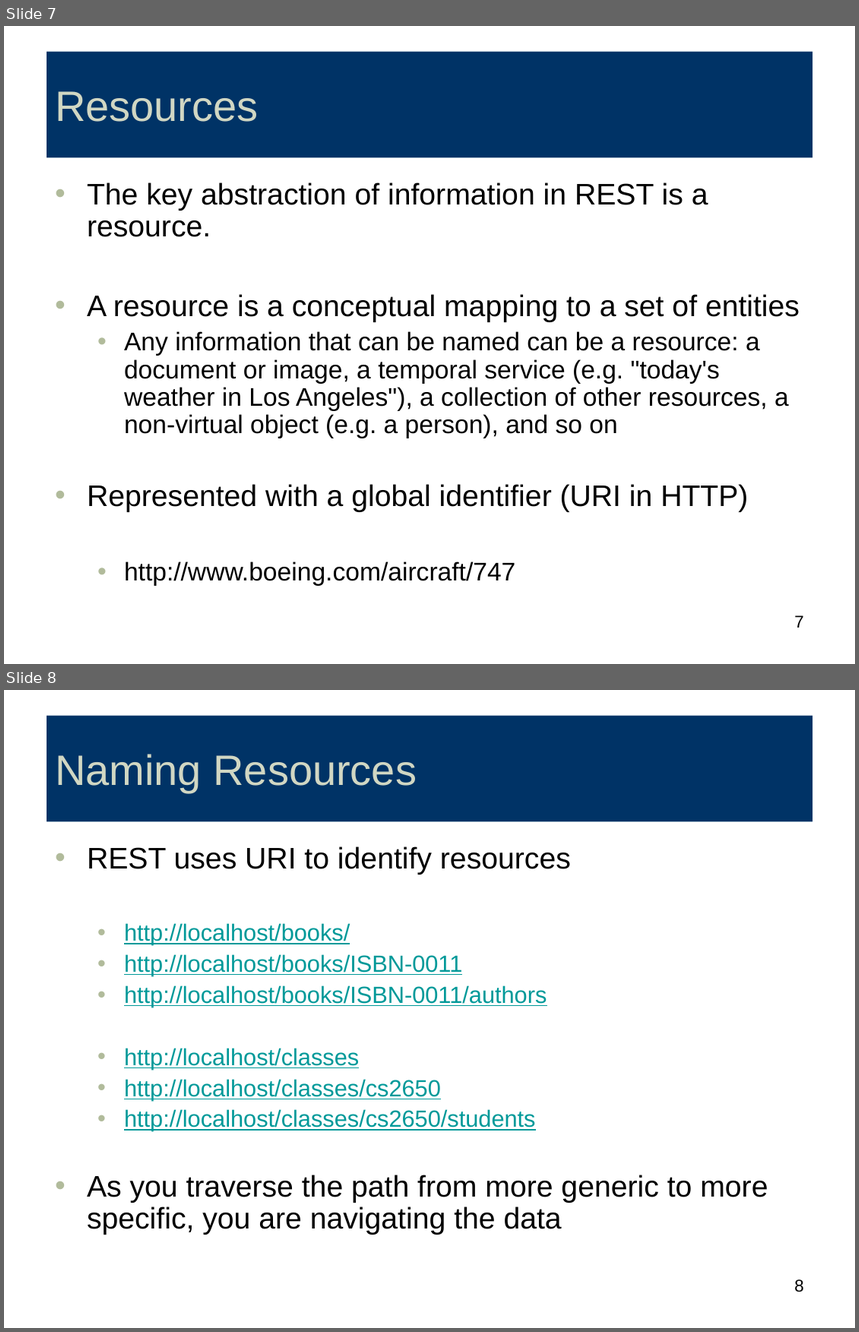
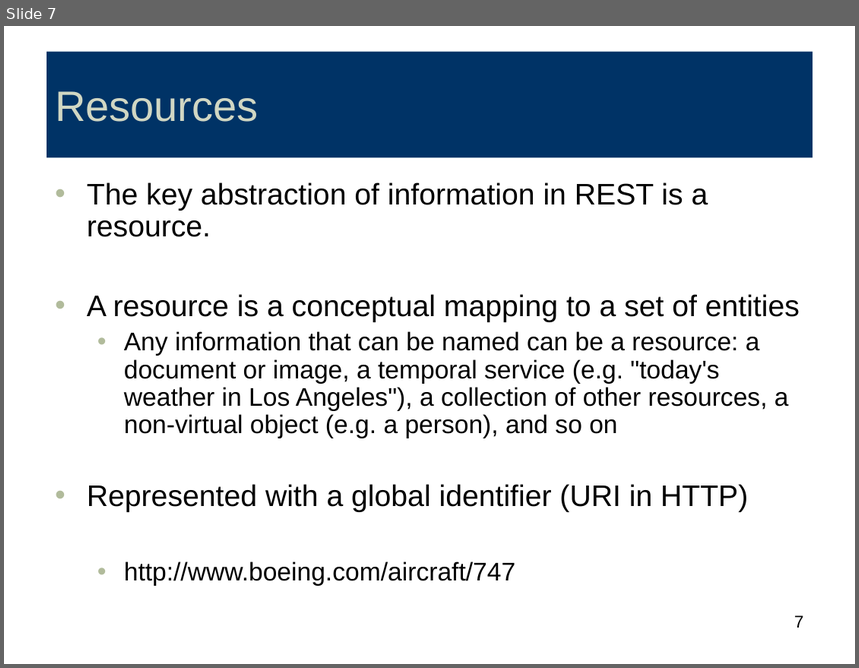
Before and after one commit to falcon-sky/tcs_microservice_training, a slide deck: Day1/Rest.ppt. Shown one above the other, each under a label of ours: slides 7 and 8 before the commit, slide 7 after it. The pictures are 859x1332 and 859x668 pixels, drawn with LibreOffice and Linux fonts; fonts in the diff are those of the drawing. Boxes give left, top, right and bottom in pixels: in the first picture for what was removed or moved away, otherwise in the second. Text is boxed around its words. In the diff, an @@ line names an element or a change of style, - is before the commit and + after.

```diff
--- a/Day1/Rest.ppt
+++ b/Day1/Rest.ppt
@@ slide 8 removed at [4, 690, 855, 1328], background #FFFFFF @@
@@ title removed at [47, 715, 813, 821] @@
-Naming Resources
@@ text removed at [87, 847, 768, 1235] @@
-• REST uses URI to identify resources
-  • http://localhost/books/
-  • http://localhost/books/ISBN-0011
-  • http://localhost/books/ISBN-0011/authors
-  • http://localhost/classes
-  • http://localhost/classes/cs2650
-  • http://localhost/classes/cs2650/students
-• As you traverse the path from more generic to more specific, you are navigating the data
@@ page number removed at [794, 1280, 804, 1293] @@
-8
```
Also in this commit, not shown: 5 slides changed.
